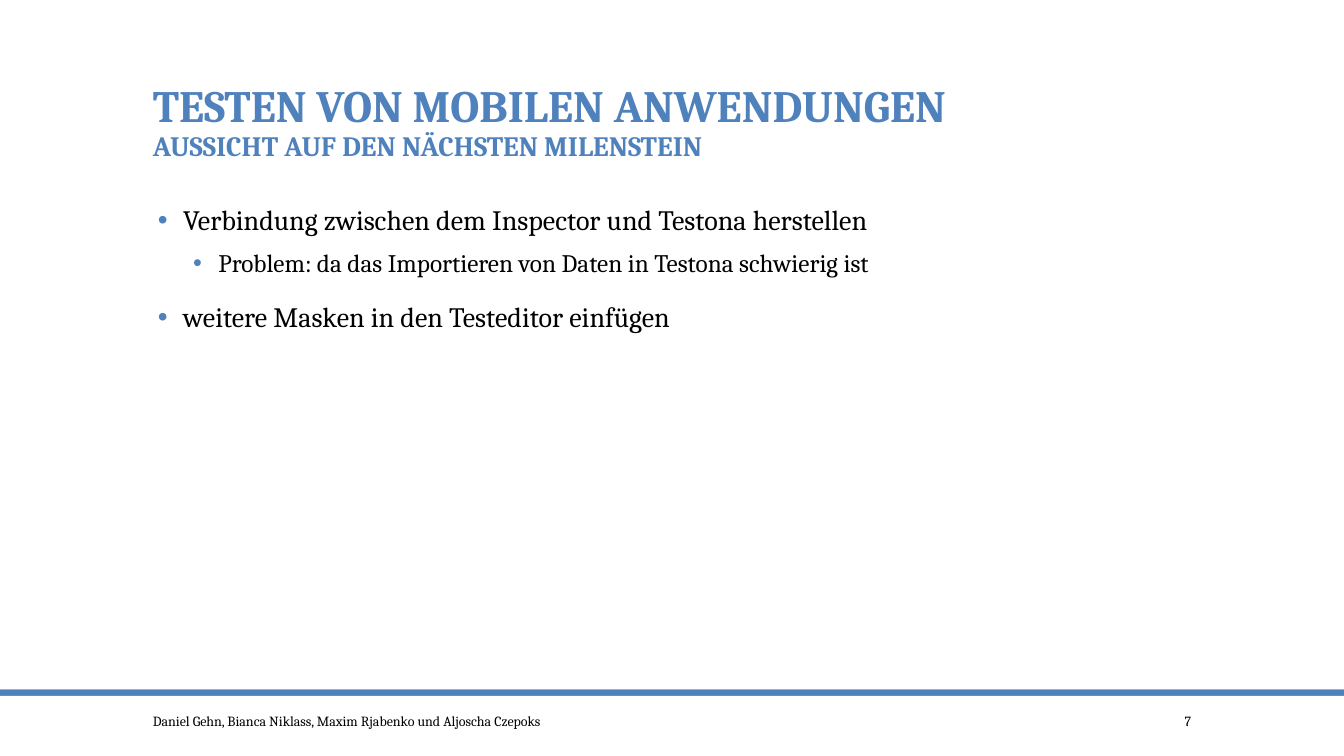
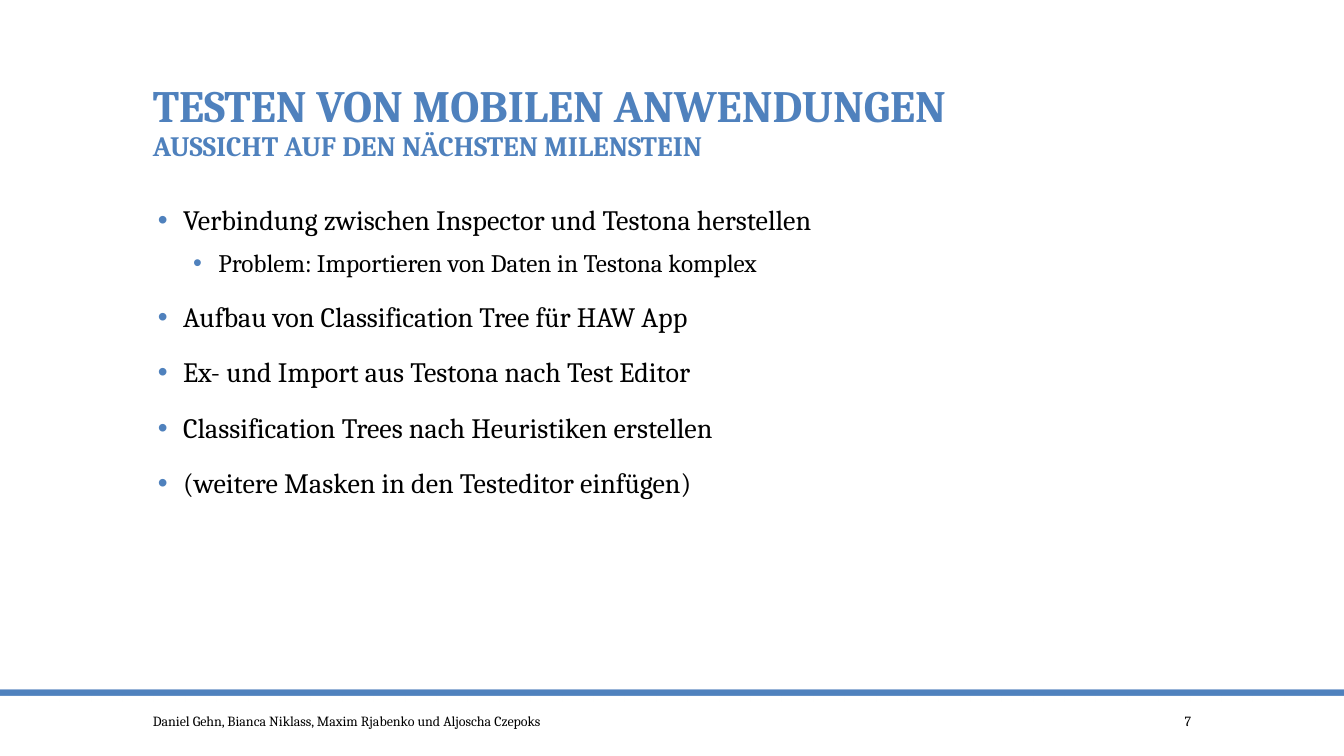
Before and after one commit to po-test-ws-2015/test-cycle, a slide deck: slide 7 of TestenMileStone2.pptx. Drawn at 1344x756 pixels with LibreOffice and Linux fonts; fonts in the diff are those of the drawing. Boxes give left, top, right and bottom in pixels: in the first picture for what was removed or moved away, otherwise in the second. Text is boxed around its words. In the diff, an @@ line names an element or a change of style, - is before the commit and + after.

Commit message:
Überarbeitung Fixture Ergänzung Aussicht

```diff
--- a/TestenMileStone2.pptx
+++ b/TestenMileStone2.pptx
@@ text at (183, 210, 811, 499): text changed @@
-• Verbindung zwischen dem Inspector und Testona herstellen
-  • Problem: da das Importieren von Daten in Testona schwierig ist
-• weitere Masken in den Testeditor einfügen
+• Verbindung zwischen Inspector und Testona herstellen
+  • Problem: Importieren von Daten in Testona komplex
+• Aufbau von Classification Tree für HAW App
+• Ex- und Import aus Testona nach Test Editor
+• Classification Trees nach Heuristiken erstellen
+• (weitere Masken in den Testeditor einfügen)
```
Also in this commit, not shown: 5 other slides changed.
